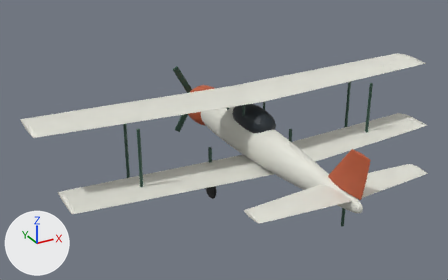
The glTF model public/assets/aeronaves/jaz-25.glb as it was, and as the next commit left it.
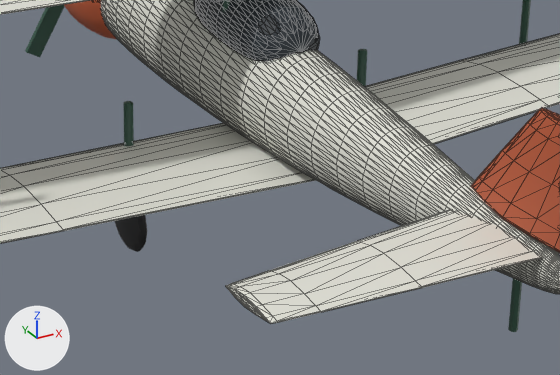
Old and new are each drawn whole from a 50 mm camera at (-8.76, -13.42, 7.21) aimed at (-0.87, 0.92, 0.04) and again close up on the part from 37% to 80% of the width and 40% to 86% of the height. Lighting does not change. The marker at lower left points along +X, +Y and +Z. The first two pictures are the older version. The close-ups show mesh edges as thin lines. Where no turn or scale is listed for an object, it has been applied to the vertices.

Objects in the first close-up: 'ala-alta', 'ala-baja', 'cabina', 'capo', 'deriva', 'estabilizador', 'fuselaje', 'helice-pala-2', 'pata-de-cola', 'rueda--1' and 4 more.
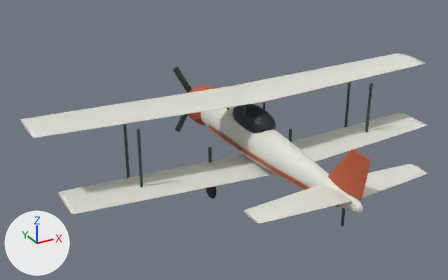
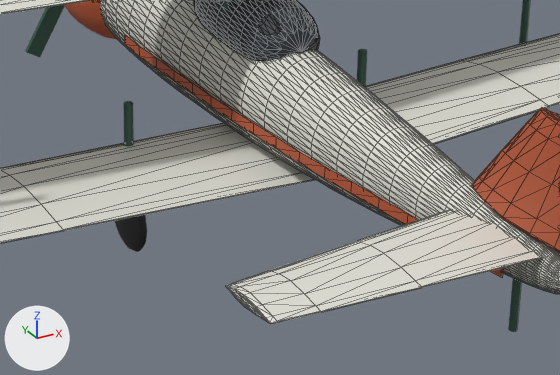
Pixel boxes (x1, y1, x2, y2) of what changed, in the close-ups (560 x 375 px):
'cintura', added
    after: (124, 34, 503, 277)

Diff of the bpy script that builds the scene:
```diff
--- a/public/assets/aeronaves/jaz-25.glb.py
+++ b/public/assets/aeronaves/jaz-25.glb.py
@@ me_cintura @@
+me_cintura.from_pydata(...)  # 68 vertices, 64 faces; spans x -0.58..0.58, y -3.44..2.46, z -0.19..-0.07
+me_cintura.materials.append(mat_capo)  # orange #bf5c38
@@ ob_cintura @@
+ob_cintura = bpy.data.objects.new('cintura', me_cintura)
+ob_cintura.location = (0.0, 0.0, 0.0)
```
